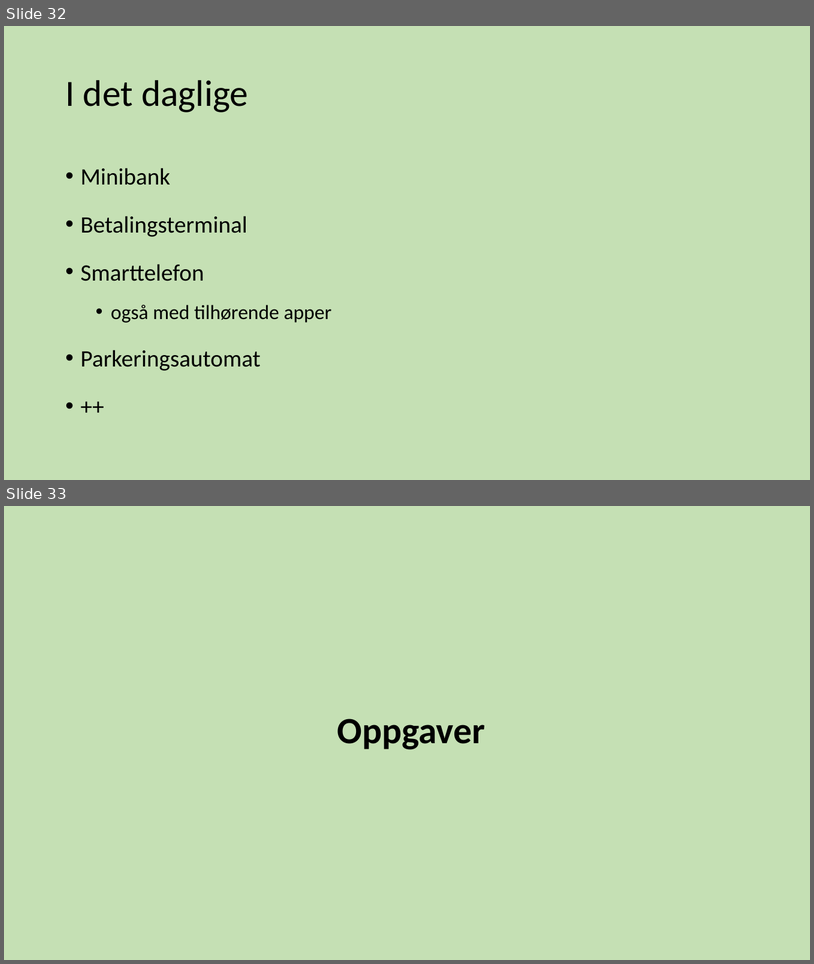
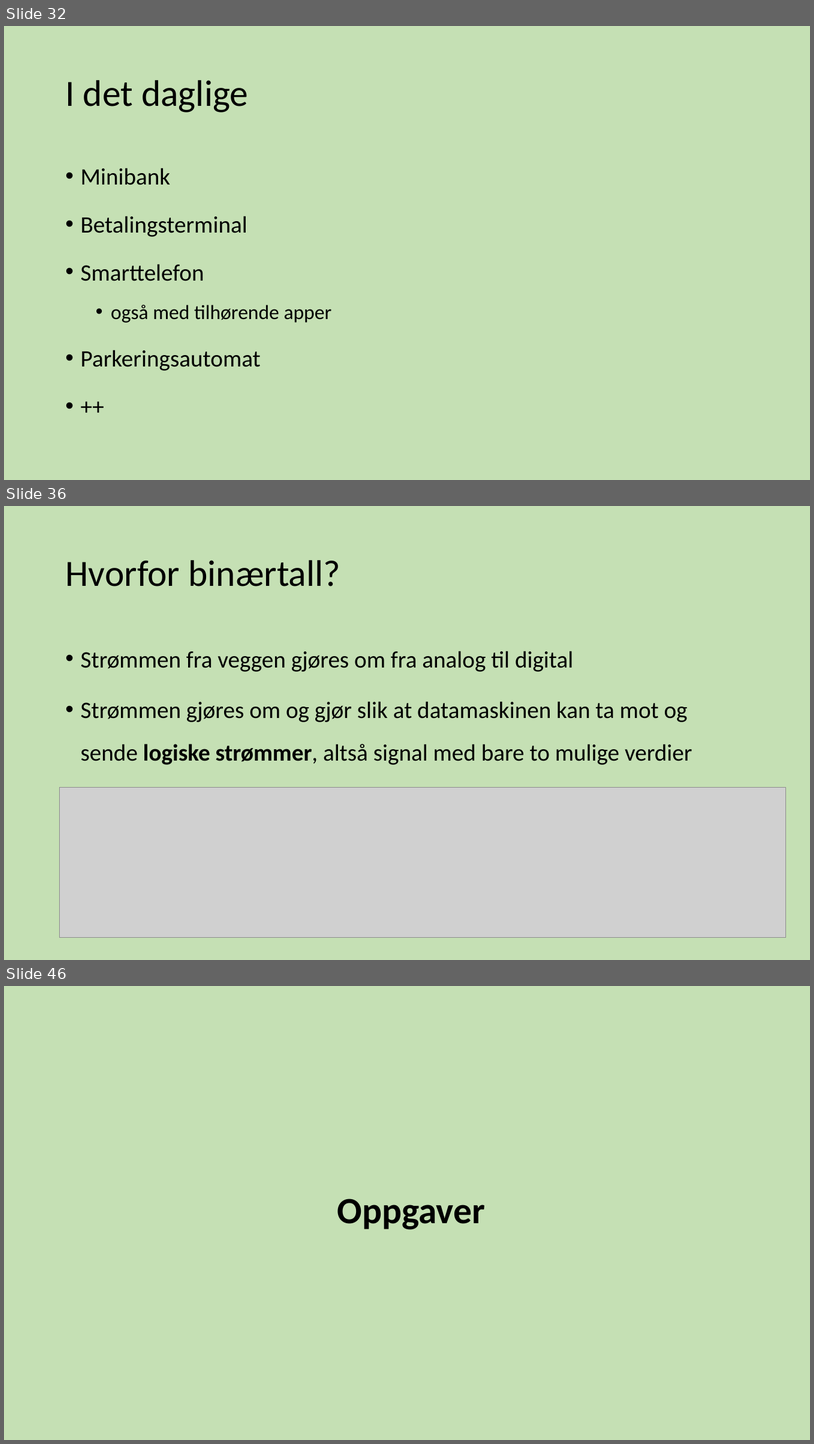
Before and after one commit to tabmy/SommerkursProg17, a slide deck: Forelesninger/ProgKursMandag.pptx. Shown one above the other, each under a label of ours: slides 32 and 33 before the commit, slides 32, 36 and 46 after it; the slides between them are not shown. The pictures are 814x964 and 814x1444 pixels, drawn with LibreOffice and Linux fonts; fonts in the diff are those of the drawing; grey boxes stand for pictures. Boxes give left, top, right and bottom in pixels: in the first picture for what was removed or moved away, otherwise in the second. Text is boxed around its words. In the diff, an @@ line names an element or a change of style, - is before the commit and + after.

```diff
--- a/Forelesninger/ProgKursMandag.pptx
+++ b/Forelesninger/ProgKursMandag.pptx
@@ slide 36 added at bbox=[4, 506, 810, 960], background #C5E0B4 @@
@@ title added at bbox=[65, 560, 341, 586], 44 pt, text #000000 @@
+Hvorfor binærtall?
@@ text added at bbox=[81, 651, 693, 765], 28 pt, text #000000 @@
+• Strømmen fra veggen gjøres om fra analog til digital
+• Strømmen gjøres om og gjør slik at datamaskinen kan ta mot og sende logiske strømmer, altså signal med bare to mulige verdier
@@ picture added at bbox=[60, 787, 786, 937] @@
@@ what was slide 33 is now slide 46 @@
```
Also in this commit, not shown: 4 slides changed, 12 other slides added, 2 other files.
